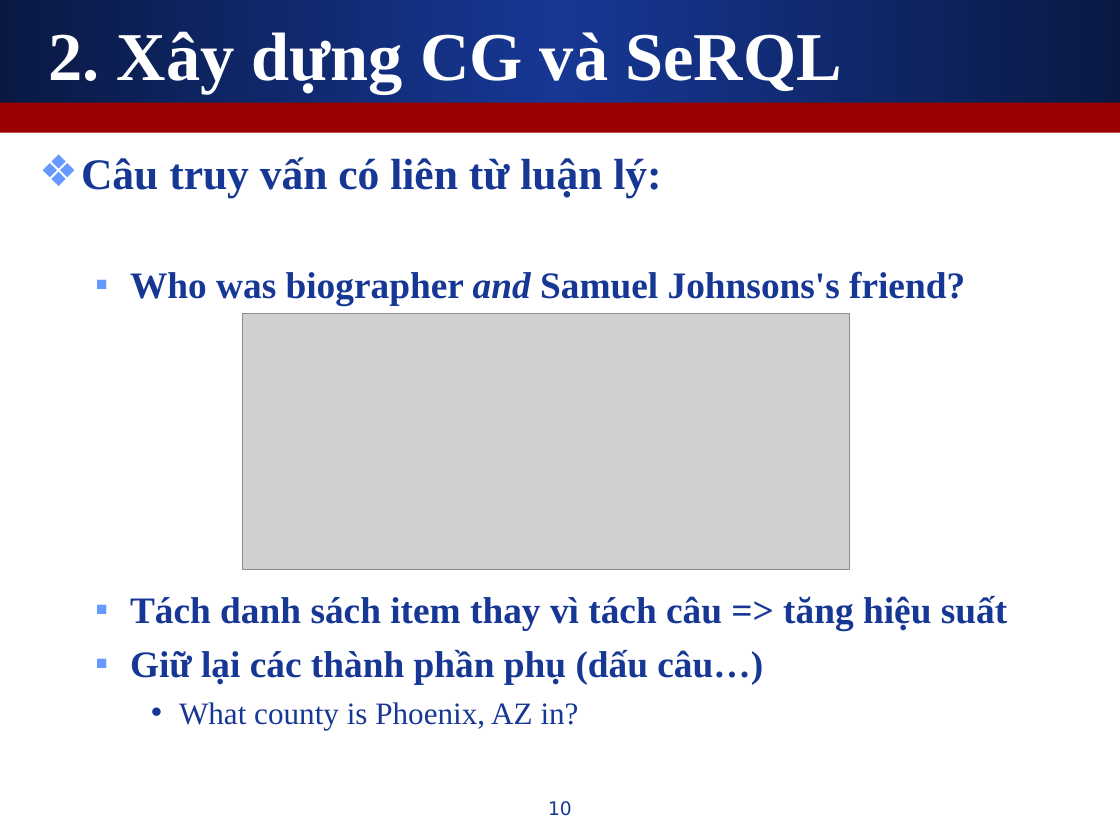
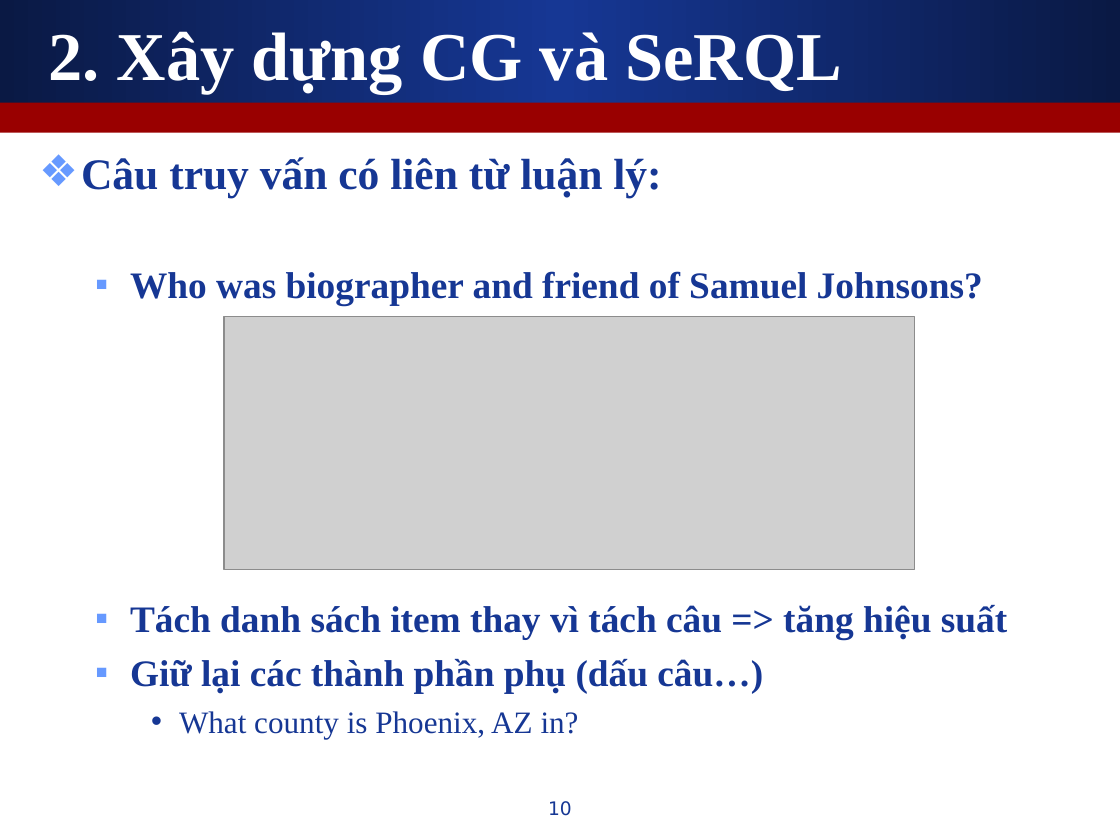
Before and after one commit to leaderwing/kt-kimres, a slide deck: slide 10 of note/[Thesis] Presentation.ppt. Drawn at 1120x840 pixels with LibreOffice and Linux fonts; fonts in the diff are those of the drawing; grey boxes stand for pictures. Boxes give left, top, right and bottom in pixels: in the first picture for what was removed or moved away, otherwise in the second. Text is boxed around its words. In the diff, an @@ line names an element or a change of style, - is before the commit and + after.

```diff
--- a/note/[Thesis] Presentation.ppt
+++ b/note/[Thesis] Presentation.ppt
@@ text at (130, 271, 983, 306): text changed @@
-  ▪ Who was biographer and Samuel Johnsons's friend?
+  ▪ Who was biographer and friend of Samuel Johnsons?
@@ picture: place and size @@
-picture at (243, 314, 850, 570)
+picture at (224, 317, 915, 569)
```
Also in this commit, not shown: 7 other slides changed.
